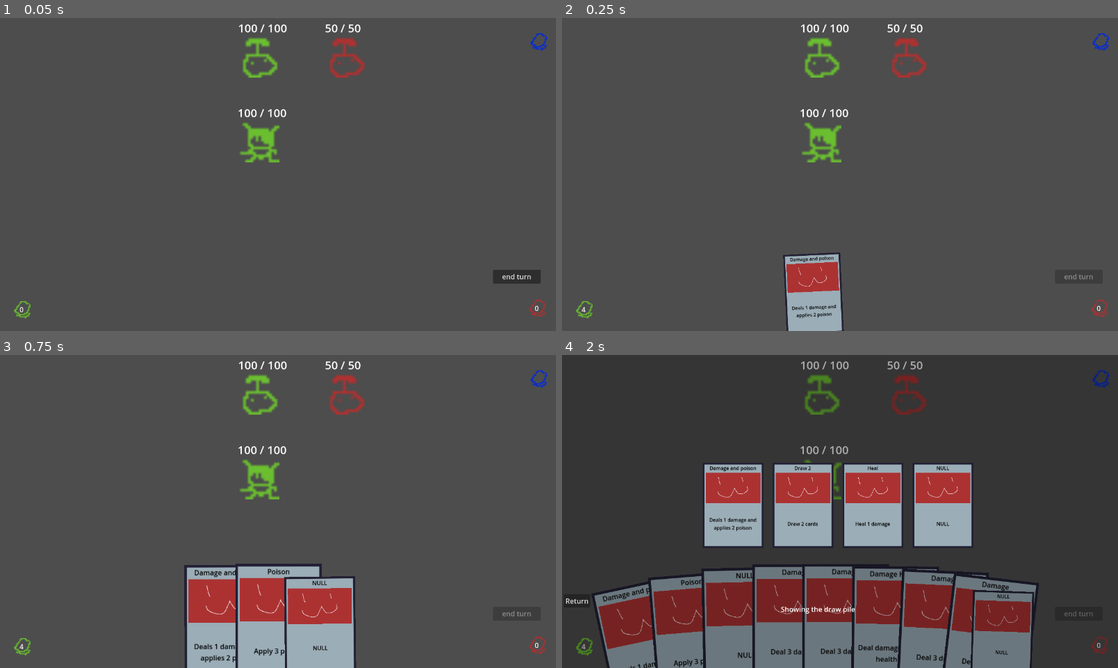
Above: before the commit, frames 1-4 (two rows, left to right).
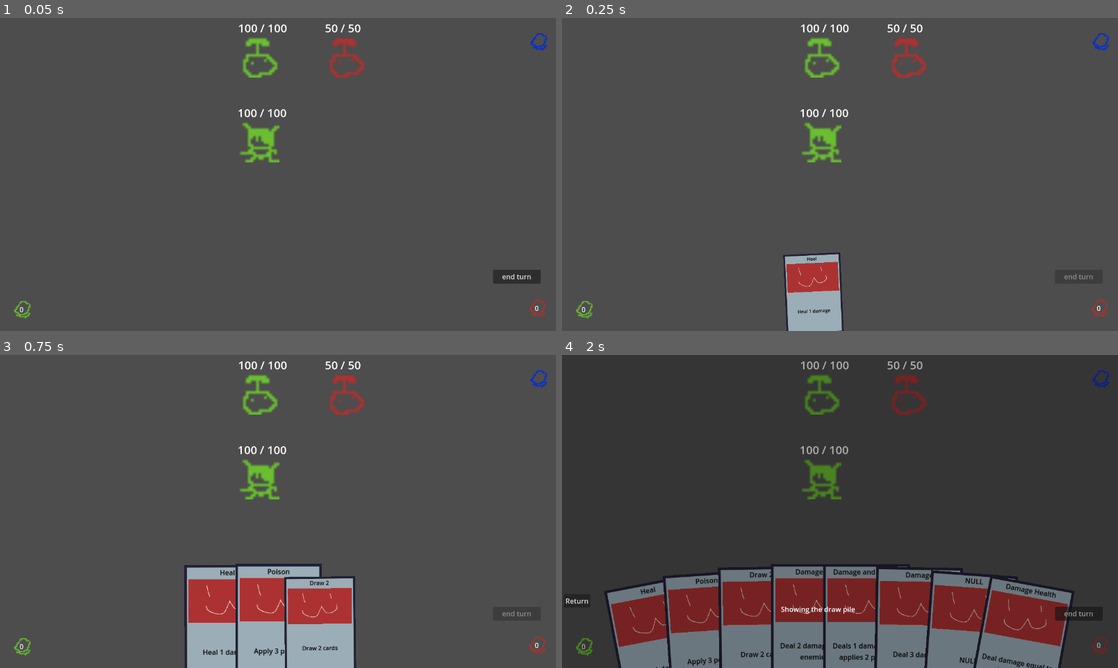
Above: after the commit, the same moments.

Repository: Saplings-Projects/1M_sub
Game: Godot game, scene res://#Scenes/TestingScene.tscn
The game is run twice, just before and just after one commit, with the same random seed, the same clock (stepped at 60 frames per second) and the same inputs.
Inputs (mouse positions are in pixels of both pictures, inside the frame that each line leads up to):
- Up to frame 1 (0.05 s): no input
- Up to frame 2 (0.25 s): no input
- Up to frame 3 (0.75 s): click (255, 624) at 0.52 s
- Up to frame 4 (2 s): click "4" (after the commit: "0") at 1.25 s

Frame 1 is identical in both runs. In frame 2, 0.2% of the frame differs, in the area x 3-50%, y 76-96%; in frame 3, 0.4%; in frame 4, 19%, in the area x 3-96%, y 34-100%.

Commit message:
Issue-26: Update test_health.gd to use the cards, fix a bug with Damage All card by adding EffectDamageAll.gd (#41)
* Issue-26: Update test_health.gd to use the cards, fix a big with Damage All card by adding EffectDamageAll.gd

* Issue-26: Update test_health.gd with array of enemies and comments

* Issue-26: Resolve Default Cards in Test Scene

* Issue-26: Update comment on test_health.gd

Diff:
--- a/#Scenes/TestingScene.tscn
+++ b/#Scenes/TestingScene.tscn
@@ -11,7 +11,6 @@
 [ext_resource type="Resource" uid="uid://ctx8jsvac84so" path="res://Cards/Resource/Card_Poison.tres" id="8_x6t2k"]
 [ext_resource type="Resource" uid="uid://d12g33rc6c3u5" path="res://Cards/Resource/Card_Heal.tres" id="9_ojxic"]
 [ext_resource type="Script" path="res://UI/DiscardPileUISetter.gd" id="10_pqly7"]
-[ext_resource type="Script" path="res://Cards/Card_DamageHealth.gd" id="10_qowiy"]
 [ext_resource type="Resource" uid="uid://3s4aet1ciesh" path="res://Cards/Resource/Card_damage_and_poison.tres" id="10_w0xgm"]
 [ext_resource type="Resource" uid="uid://bsrdu33ukb1ym" path="res://Cards/Resource/Card_EnemyAttack.tres" id="11_3k5t2"]
 [ext_resource type="Texture2D" uid="uid://caemucaya30wh" path="res://Cards/draw_pile.png" id="11_pw70x"]
@@ -19,36 +18,6 @@
 [ext_resource type="Script" path="res://UI/EndTurnButton.gd" id="14_dpe64"]
 [ext_resource type="Texture2D" uid="uid://hqkt8t1v2f5h" path="res://Cards/deck_pile.png" id="18_b54hn"]
 [ext_resource type="Script" path="res://UI/DeckPileUISetter.gd" id="19_ucc6f"]
-
-[sub_resource type="Resource" id="Resource_82ci8"]
-script = ExtResource("10_qowiy")
-damage_to_apply_to_target = 0.0
-damage_to_apply_to_caster = 0.0
-status_to_apply_to_target = Array[Resource("res://Status/StatusBase.gd")]([])
-status_to_apply_to_caster = Array[Resource("res://Status/StatusBase.gd")]([])
-affect_all_targets = false
-affect_all_casters = false
-amount_of_cards_to_draw = 0
-amount_of_cards_to_discard = 0
-application_type = 1
-card_title = "NULL"
-card_description = "NULL"
-card_effects_data = Array[Resource("res://Cards/Effects/EffectData.gd")]([])
-
-[sub_resource type="Resource" id="Resource_bjuo7"]
-script = ExtResource("10_qowiy")
-damage_to_apply_to_target = 0.0
-damage_to_apply_to_caster = 0.0
-status_to_apply_to_target = Array[Resource("res://Status/StatusBase.gd")]([])
-status_to_apply_to_caster = Array[Resource("res://Status/StatusBase.gd")]([])
-affect_all_targets = false
-affect_all_casters = false
-amount_of_cards_to_draw = 0
-amount_of_cards_to_discard = 0
-application_type = 1
-card_title = "NULL"
-card_description = "NULL"
-card_effects_data = Array[Resource("res://Cards/Effects/EffectData.gd")]([])
 
 [node name="TestingScene" type="Node2D"]
 metadata/_edit_vertical_guides_ = [1216.0]
@@ -78,7 +47,7 @@
 anchor_bottom = 1.0
 grow_horizontal = 2
 grow_vertical = 0
-default_deck = Array[Resource("res://Cards/CardBase.gd")]([E …(151 unchanged characters)… rce("10_w0xgm"), ExtResource("11_3k5t2"), ExtResource("4_wvn3v"), ExtResource("4_wvn3v"), ExtResource("4_wvn3v"), ExtResource("10_w0xgm"), SubResource("Resource_82ci8"), SubResource("Resource_bjuo7")])
+default_deck = Array[Resource("res://Cards/CardBase.gd")]([E …(151 unchanged characters)… rce("10_w0xgm"), ExtResource("11_3k5t2")])
 starting_hand_size = 10
 max_hand_width = 900.0
 min_card_separation = 90.0
--- /dev/null
+++ b/Cards/Effects/EffectDamageAll.gd
@@ -0,0 +1,9 @@
+class_name EffectDamageAll extends EffectBase
+
+func apply_effect(caster: Entity, target: Entity, value: int) -> void:
+	var target_damage_data: DealDamageData = DealDamageData.new()
+	var party = target.get_party_component().party
+	target_damage_data.damage = value
+	target_damage_data.caster = caster
+	for party_target in party:
+		party_target.get_health_component().deal_damage(target_damage_data)
--- a/Cards/Resource/Card_DamageAll.tres
+++ b/Cards/Resource/Card_DamageAll.tres
@@ -1,10 +1,20 @@
-[gd_resource type="Resource" script_class="CardBase" load_steps=2 format=3 uid="uid://0x385c3nuq8f"]
+[gd_resource type="Resource" script_class="CardBase" load_steps=6 format=3 uid="uid://0x385c3nuq8f"]
 
+[ext_resource type="Script" path="res://Cards/Effects/EffectDamageAll.gd" id="1_5m74j"]
 [ext_resource type="Script" path="res://Cards/CardBase.gd" id="1_j02oq"]
+[ext_resource type="Script" path="res://Cards/Effects/EffectData.gd" id="2_kr6on"]
+
+[sub_resource type="Resource" id="Resource_1loka"]
+script = ExtResource("1_5m74j")
+
+[sub_resource type="Resource" id="Resource_s752v"]
+script = ExtResource("2_kr6on")
+effect = SubResource("Resource_1loka")
+value = 2
 
 [resource]
 script = ExtResource("1_j02oq")
 application_type = null
 card_title = "Damage All"
 card_description = "Deal 2 damage to all enemies"
-card_effects_data = null
+card_effects_data = Array[ExtResource("2_kr6on")]([SubResource("Resource_s752v")])
--- a/Tests/test_health.gd
+++ b/Tests/test_health.gd
@@ -7,18 +7,24 @@
 var _battler_scene: PackedScene = load("res://Core/Battler.tscn")
 var _player: Entity = null
 var _enemy: Entity = null
+var _enemy_2: Entity = null
 var _battler: Battler = null
 var _player_health_component: HealthComponent = null
 var _enemy_health_component: HealthComponent = null
+var _enemy_list: Array[Entity]
 
 
 func before_each():
 	_player = _player_scene.instantiate()
 	_enemy = _enemy_scene.instantiate()
+	_enemy_2 = _enemy_scene.instantiate()
 	_battler = _battler_scene.instantiate()
+
+	_enemy_list = [_enemy, _enemy_2]
 
 	get_tree().root.add_child(_player)
 	get_tree().root.add_child(_enemy)
+	get_tree().root.add_child(_enemy_2)
 	get_tree().root.add_child(_battler)
 
 	_player_health_component = _player.get_health_component()
@@ -28,6 +34,7 @@
 func after_each():
 	_player.queue_free()
 	_enemy.queue_free()
+	_enemy_2.queue_free()
 	_battler.queue_free()
 
 
@@ -149,3 +156,70 @@
 
 	poison_status.on_turn_start()
 	assert_eq(_enemy_health_component.current_health, 99.0)
+
+# Test Card to Deal 2 damage to all enemies
+func test_card_damage_all():
+	_enemy.get_party_component().set_party(_enemy_list)
+	var card_damage_all: CardBase = load("res://Cards/Resource/Card_DamageAll.tres")
+
+	card_damage_all.on_card_play(_player, _enemy)
+	assert_eq(_enemy_health_component.current_health, 98.0)
+	assert_eq(_enemy_2.get_health_component().current_health, 98.0)
+
+# Test Card to Deal 3 damage to an enemy
+func test_card_damage():
+	var card_damage: CardBase = load("res://Cards/Resource/Card_Damage.tres")
+	card_damage.on_card_play(_player, _enemy)
+
+	assert_eq(_enemy_health_component.current_health, 97.0)
+
+# Test Card to deal damage to enemy based on amount of player health lost
+func test_card_damage_health():
+	_player.get_health_component()._set_health(90.0)
+	var card_damage_health: CardBase = load("res://Cards/Resource/Card_DamageHealth.tres")
+	card_damage_health.on_card_play(_player, _enemy)
+
+	assert_eq(_enemy_health_component.current_health, 90.0)
+
+# Test Card that applies 3 poison to enemy and does poison damage on enemy turn
+func test_card_poison():
+	var card_poison: CardBase = load("res://Cards/Resource/Card_Poison.tres")
+
+	assert_eq(_enemy.get_status_component().current_status.size(), 0)
+	card_poison.on_card_play(_player, _enemy)
+	assert_eq(_enemy.get_status_component().current_status.size(), 1)
+
+	var status = _enemy.get_status_component().current_status[0]
+	assert_is(status, Debuff_Poison)
+	assert_eq(status.status_turn_duration, 3)
+
+	_enemy.get_status_component().apply_turn_start_status()
+	# May need to update once we have a better direction of what to do for poison, currently
+	# it deals only 1 damage per turn
+	assert_eq(_enemy_health_component.current_health, 99.0)
+
+# Test Card that deals 1 damage and applies 2 poison to enemy and does poison damage on enemy turn
+func test_card_damage_and_poison():
+	var card_damage_and_poison: CardBase = load("res://Cards/Resource/Card_damage_and_poison.tres")
+
+	assert_eq(_enemy.get_status_component().current_status.size(), 0)
+	card_damage_and_poison.on_card_play(_player, _enemy)
+	assert_eq(_enemy.get_status_component().current_status.size(), 1)
+	assert_eq(_enemy_health_component.current_health, 99.0)
+
+	var status = _enemy.get_status_component().current_status[0]
+	assert_is(status, Debuff_Poison)
+	assert_eq(status.status_turn_duration, 2)
+
+	_enemy.get_status_component().apply_turn_start_status()
+	# May need to update once we have a better direction of what to do for poison, currently
+	# it deals only 1 damage per turn
+	assert_eq(_enemy_health_component.current_health, 98.0)
+
+# Test Card that heals one HP to player
+func test_card_heal():
+	var card_heal: CardBase = load("res://Cards/Resource/Card_Heal.tres")
+	_player_health_component._set_health(95.0)
+	card_heal.on_card_play(_player, _player)
+
+	assert_eq(_player_health_component.current_health, 96.0)
Not shown: 1 places in #Scenes/TestingScene.tscn that only renumber resources
